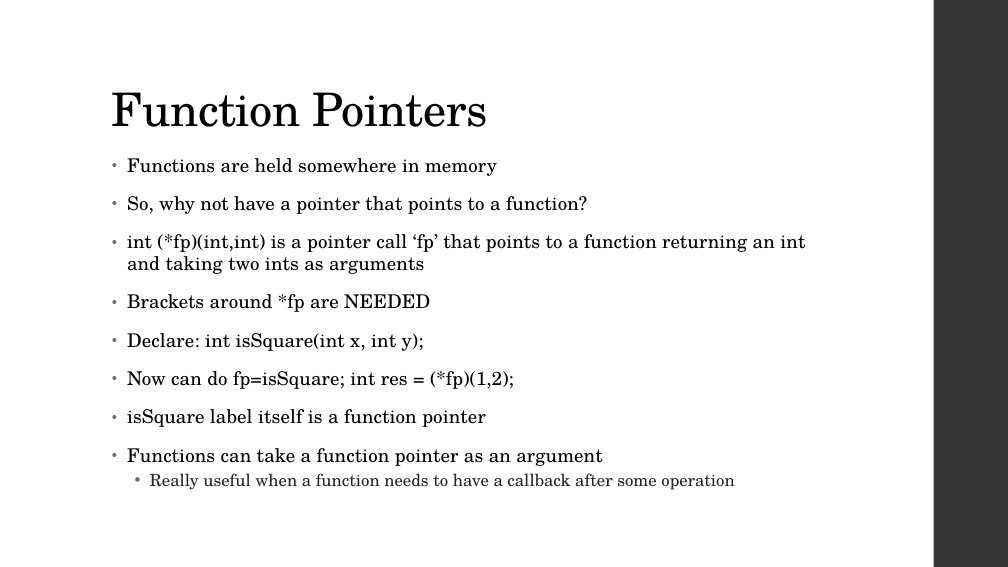
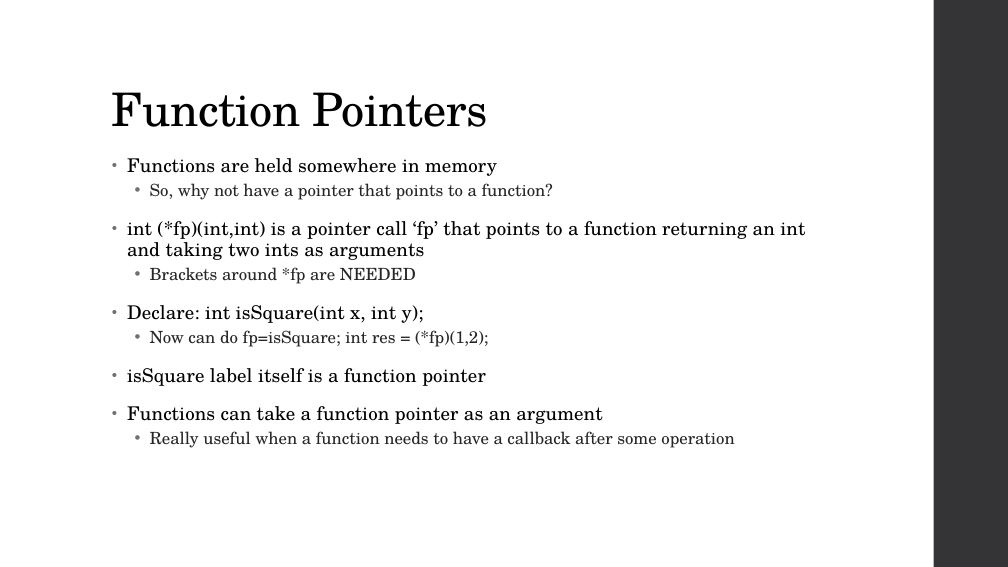
Before and after one commit to CarsonCook/CWorkshop2017, a slide deck: slide 14 of C Slides.pptx. Drawn at 1008x567 pixels with LibreOffice and Linux fonts; fonts in the diff are those of the drawing. Boxes give left, top, right and bottom in pixels: in the first picture for what was removed or moved away, otherwise in the second. Text is boxed around its words. In the diff, an @@ line names an element or a change of style, - is before the commit and + after.

```diff
--- a/C Slides.pptx
+++ b/C Slides.pptx
@@ text at box(150, 183, 553, 347): size 18 to 16 pt, text colour #000000 to #262626, letter spacing 0.1 to 0 pt in "So, why not have a pointer that ...", "Brackets around *fp are NEEDED", "Now can do fp=isSquare; int res = ..."; list level 1 to 2 in "So, why not have a ..."; line spacing 0.95 to 0.9; list level 1 to 2 in "Brackets around *fp are NEEDED"; list level 1 to 2 in "Now can do fp=isSquare; int ..." @@
```
Also in this commit, not shown: 5 other slides changed.
